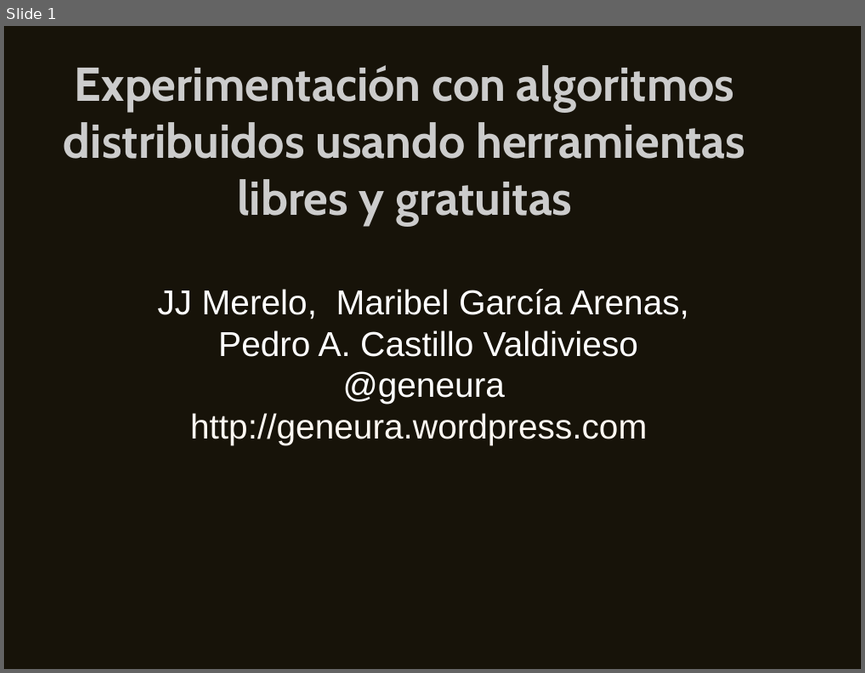
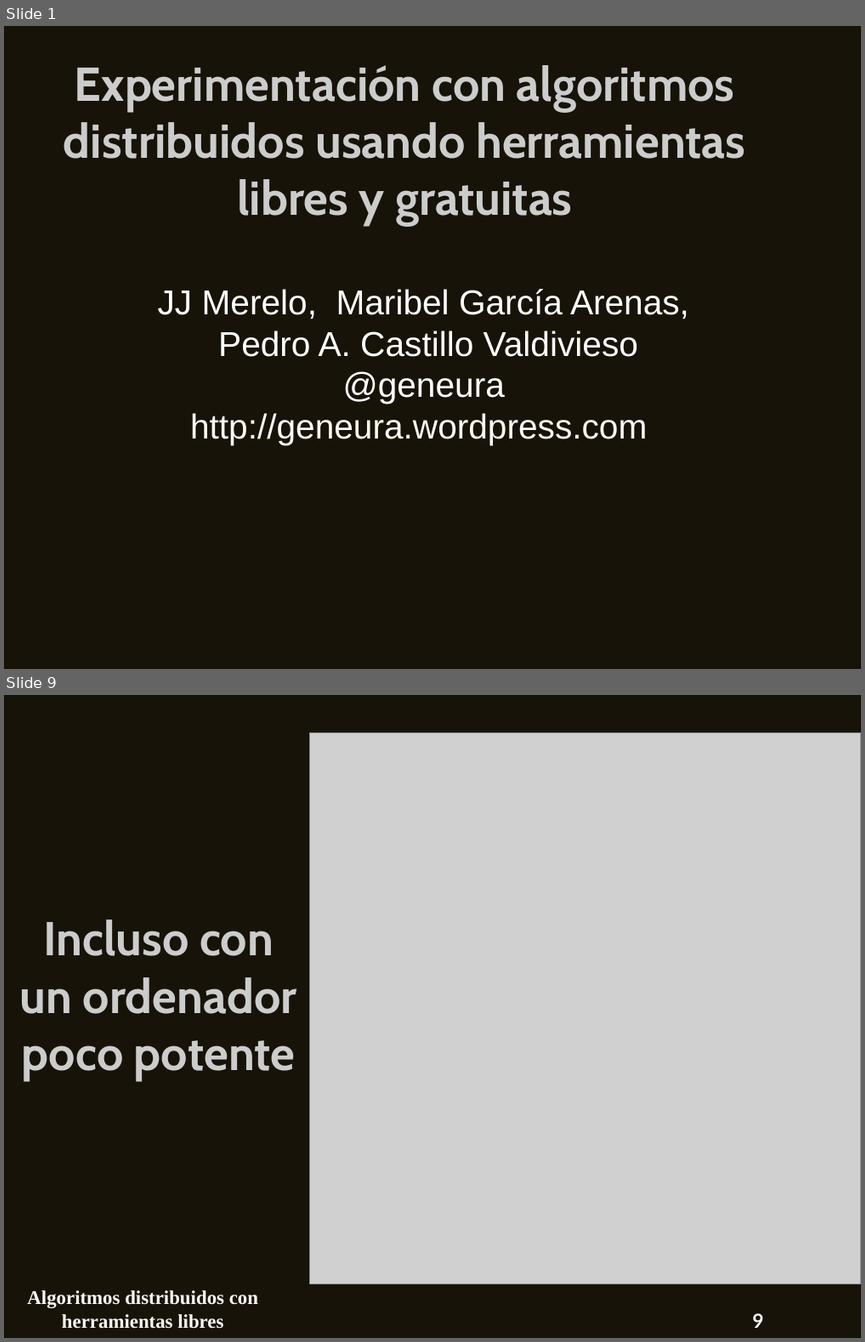
Before and after one commit to CANUBE/maeb-2013, a slide deck: presentacion.odp. Shown one above the other, each under a label of ours: slide 1 before the commit, slides 1 and 9 after it; the slides between them are not shown. The pictures are 865x673 and 865x1342 pixels, drawn with LibreOffice and Linux fonts; fonts in the diff are those of the drawing; grey boxes stand for pictures. Boxes give left, top, right and bottom in pixels: in the first picture for what was removed or moved away, otherwise in the second. Text is boxed around its words. In the diff, an @@ line names an element or a change of style, - is before the commit and + after.

```diff
--- a/presentacion.odp
+++ b/presentacion.odp
@@ slide 9 added at (x1=4, y1=695, x2=861, y2=1338), background #171309 @@
@@ picture added at (x1=310, y1=733, x2=861, y2=1284) @@
@@ title added at (x1=20, y1=919, x2=297, y2=1080), 44 pt, text #CCCCCC, bold @@
+Incluso con un ordenador poco potente
@@ text added at (x1=27, y1=1290, x2=258, y2=1328), 18 pt, text #FDF8F2, bold @@
+Algoritmos distribuidos con herramientas libres
@@ page number added at (x1=752, y1=1313, x2=763, y2=1327), 18 pt, text #FDF8F2, bold @@
+9
```
Also in this commit, not shown: 12 other slides added, 4 slides removed.
